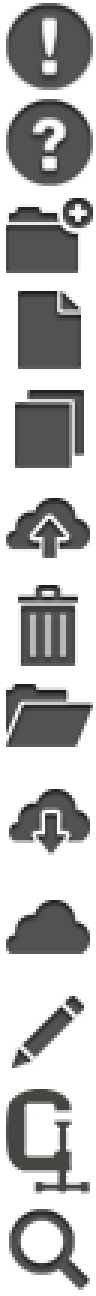
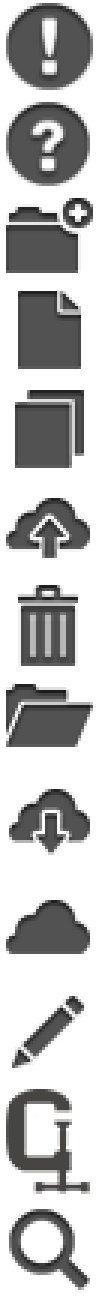
Revision of a layered 96px x 1296px image; what changed, layer by layer:
painted on "circle_question_mark" over bbox(6, 99, 93, 186)
